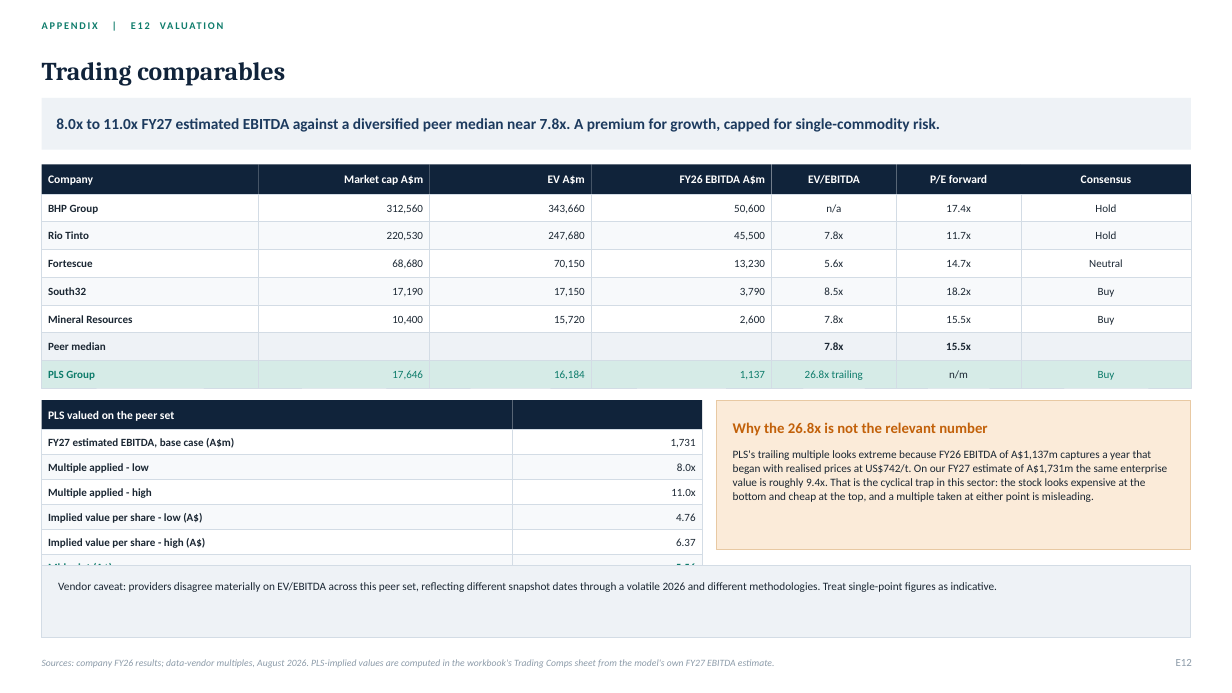
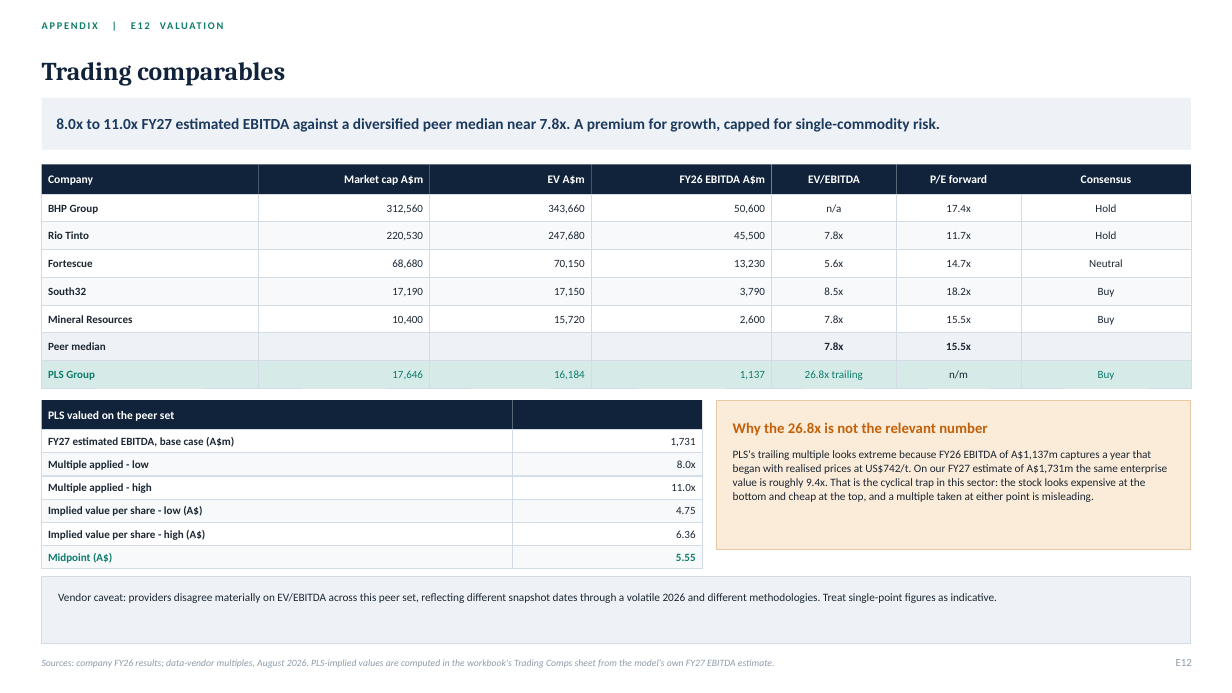
Before and after one commit to SportsSwap/for-claude, a slide deck: slide 71 of deck/PLS_Group_FMAA_2026.pptx. Drawn at 1232x693 pixels with LibreOffice and Linux fonts; fonts in the diff are those of the drawing. Boxes give left, top, right and bottom in pixels: in the first picture for what was removed or moved away, otherwise in the second. Text is boxed around its words. In the diff, an @@ line names an element or a change of style, - is before the commit and + after.

```diff
--- a/deck/PLS_Group_FMAA_2026.pptx
+++ b/deck/PLS_Group_FMAA_2026.pptx
@@ rectangle: place and size @@
-rectangle at (42, 455, 513, 480)
+rectangle at (42, 453, 513, 476)
@@ rectangle: place and size @@
-rectangle at (513, 455, 702, 480)
+rectangle at (513, 453, 702, 476)
@@ 4 rectangles, 3 texts: place and size @@
-4 rectangles, 3 texts at (42, 480, 702, 530)
+4 rectangles, 3 texts at (42, 476, 702, 522)
@@ text at (676, 507, 696, 514): text changed @@
-4.76
+4.75
@@ text at (676, 530, 696, 538): text changed @@
-6.37
+6.36
@@ 4 rectangles, 2 texts: place and size @@
-4 rectangles, 2 texts at (42, 530, 702, 579)
+4 rectangles, 2 texts at (42, 522, 702, 568)
@@ text at (676, 554, 696, 561): text changed @@
-5.56
+5.55
@@ rectangle: place and size @@
-rectangle at (42, 566, 1191, 638)
+rectangle at (42, 577, 1191, 643)
@@ text "Vendor caveat: providers disagree materially ...": place and size @@
-text "Vendor caveat: providers disagree materially ..." at (58, 582, 998, 592)
+text "Vendor caveat: providers disagree materially ..." at (58, 593, 998, 603)
```
Also in this commit, not shown: 29 other slides changed, 19 other files.
